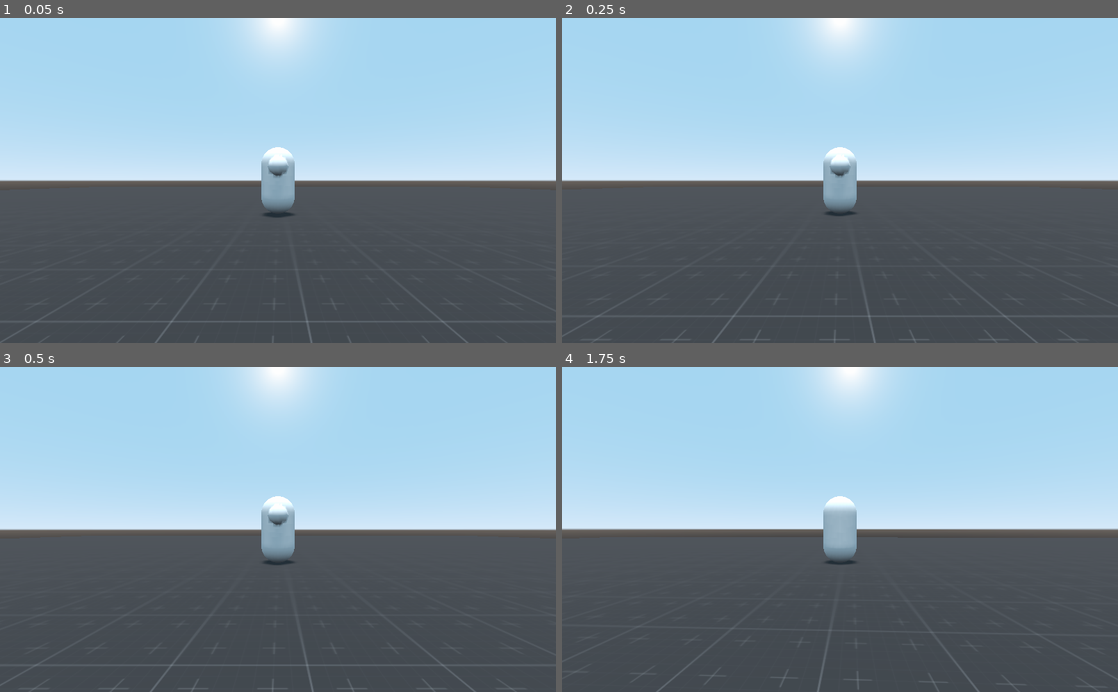
Above: before the commit, frames 1-4 (two rows, left to right).
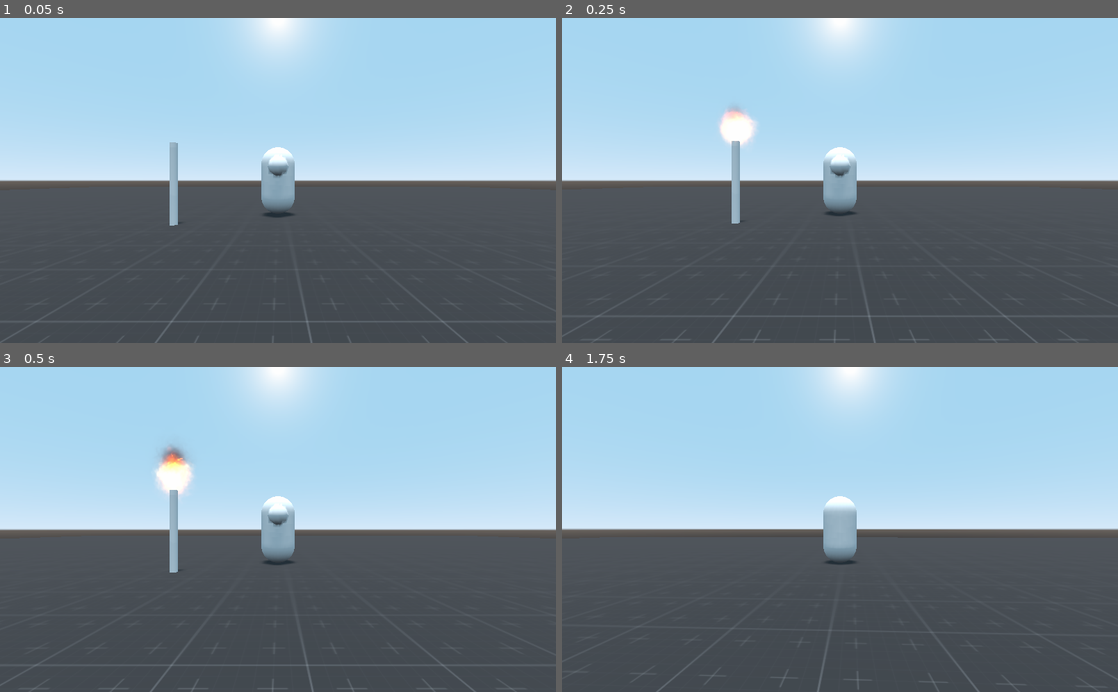
Above: after the commit, the same moments.

Repository: Zi3mko/PracaInzynierska
Game: Godot game, scene res://Main.tscn
Same seed, same stepped clock (60 frames per second), same inputs: the game is played once before the commit and once after it.
Inputs (mouse positions are in pixels of both pictures, inside the frame that each line leads up to):
- Up to frame 1 (0.05 s): no input
- Up to frame 2 (0.25 s): no input
- Up to frame 3 (0.5 s): no input
- Up to frame 4 (1.75 s): move the mouse to (867, 529) at 0.52 s; hold W (forward) from 0.53 s (still down); tap Space (jump) at 0.77, 1.52 s; move the mouse to (812, 529) at 1.27 s

The runs differ from the first frame. In frame 1, 0.4% of the frame differs, in the area x 30-33%, y 38-64%; in frame 2, 1.0%; in frame 3, 1.1%, in the area x 27-35%, y 23-64%; in frame 4, nothing differs.

Commit message:
Added simple particle effects for: fire, smoke and rain.

Diff:
--- /dev/null
+++ b/Effects/FireEffect.tscn
@@ -0,0 +1,176 @@
+[gd_scene load_steps=24 format=2]
+
+[ext_resource path="res://Textures/Fire.tres" type="Gradient" id=1]
+[ext_resource path="res://Textures/SmokeGradient.tres" type="Gradient" id=2]
+[ext_resource path="res://Textures/SparksGradient.tres" type="Gradient" id=3]
+[ext_resource path="res://Textures/PNG/Spark.png" type="Texture" id=4]
+[ext_resource path="res://Textures/PNG/Smoke30Frames_0.png" type="Texture" id=5]
+
+[sub_resource type="GradientTexture" id=1]
+gradient = ExtResource( 1 )
+
+[sub_resource type="Curve" id=2]
+_data = [ Vector2( 0, 0 ), 0.0, 0.0, 0, 0, Vector2( 0.125382, 1 ), 0.0, 0.0, 0, 0, Vector2( 1, 0.147727 ), 0.0, 0.0, 0, 0 ]
+
+[sub_resource type="CurveTexture" id=3]
+curve = SubResource( 2 )
+
+[sub_resource type="ParticlesMaterial" id=4]
+trail_divisor = 6
+emission_shape = 1
+emission_sphere_radius = 0.4
+direction = Vector3( 0, 1, 0 )
+spread = 0.0
+gravity = Vector3( 0, 0, 0 )
+initial_velocity = 5.0
+initial_velocity_random = 0.1
+angular_velocity = 40.0
+angular_velocity_random = 1.0
+linear_accel = 4.0
+linear_accel_random = 1.0
+angle = 360.0
+angle_random = 1.0
+scale_random = 0.8
+scale_curve = SubResource( 3 )
+color_ramp = SubResource( 1 )
+hue_variation = -0.01
+hue_variation_random = 1.0
+anim_speed = 1.0
+anim_offset = 1.0
+anim_offset_random = 1.0
+
+[sub_resource type="SpatialMaterial" id=5]
+flags_transparent = true
+flags_unshaded = true
+vertex_color_use_as_albedo = true
+params_blend_mode = 1
+params_billboard_mode = 3
+particles_anim_h_frames = 6
+particles_anim_v_frames = 5
+particles_anim_loop = true
+albedo_texture = ExtResource( 5 )
+
+[sub_resource type="QuadMesh" id=6]
+material = SubResource( 5 )
+
+[sub_resource type="GradientTexture" id=7]
+gradient = ExtResource( 2 )
+
+[sub_resource type="Curve" id=8]
+_data = [ Vector2( 0.0061162, 0.519318 ), 0.0, 0.0, 0, 0, Vector2( 0.504587, 1 ), 0.0, 0.0, 0, 0, Vector2( 1, 1 ), 0.0, 0.0, 0, 0 ]
+
+[sub_resource type="CurveTexture" id=9]
+curve = SubResource( 8 )
+
+[sub_resource type="ParticlesMaterial" id=10]
+emission_shape = 1
+emission_sphere_radius = 0.3
+direction = Vector3( 0, 1, 0 )
+spread = 0.0
+gravity = Vector3( 0, 0, 0 )
+initial_velocity = 1.0
+initial_velocity_random = 0.5
+angular_velocity = 40.0
+angular_velocity_random = 1.0
+linear_accel = 2.0
+linear_accel_random = 1.0
+radial_accel = 0.2
+radial_accel_random = 1.0
+angle = 360.0
+angle_random = 1.0
+scale = 2.0
+scale_random = 1.0
+scale_curve = SubResource( 9 )
+color_ramp = SubResource( 7 )
+anim_speed = 1.0
+anim_offset = 1.0
+anim_offset_random = 1.0
+
+[sub_resource type="SpatialMaterial" id=11]
+flags_transparent = true
+flags_unshaded = true
+vertex_color_use_as_albedo = true
+params_billboard_mode = 3
+particles_anim_h_frames = 6
+particles_anim_v_frames = 5
+particles_anim_loop = true
+albedo_texture = ExtResource( 5 )
+
+[sub_resource type="QuadMesh" id=12]
+material = SubResource( 11 )
+
+[sub_resource type="GradientTexture" id=13]
+gradient = ExtResource( 3 )
+
+[sub_resource type="Curve" id=14]
+_data = [ Vector2( 0, 0.501136 ), 0.0, 0.0, 0, 0, Vector2( 0.501529, 1 ), 0.0, 0.0, 0, 0, Vector2( 1, 0 ), 0.0, 0.0, 0, 0 ]
+
+[sub_resource type="CurveTexture" id=15]
+curve = SubResource( 14 )
+
+[sub_resource type="ParticlesMaterial" id=16]
+trail_divisor = 5
+emission_shape = 1
+emission_sphere_radius = 0.6
+direction = Vector3( 0, 1, 0 )
+spread = 40.0
+flatness = 0.24
+gravity = Vector3( 0, 0, 0 )
+initial_velocity = 2.0
+initial_velocity_random = 1.0
+linear_accel = 5.0
+linear_accel_random = 1.0
+tangential_accel = 5.0
+tangential_accel_random = 1.0
+damping = 2.0
+damping_random = 1.0
+scale = 0.1
+scale_random = 0.3
+scale_curve = SubResource( 15 )
+color_ramp = SubResource( 13 )
+
+[sub_resource type="SpatialMaterial" id=17]
+flags_transparent = true
+flags_unshaded = true
+vertex_color_use_as_albedo = true
+params_blend_mode = 1
+params_billboard_mode = 3
+particles_anim_h_frames = 1
+particles_anim_v_frames = 1
+particles_anim_loop = false
+albedo_texture = ExtResource( 4 )
+
+[sub_resource type="QuadMesh" id=18]
+material = SubResource( 17 )
+size = Vector2( 0.2, 0.2 )
+
+[node name="FireEffect" type="Spatial"]
+
+[node name="Flames" type="Particles" parent="."]
+amount = 200
+lifetime = 0.5
+randomness = 1.0
+local_coords = false
+draw_order = 2
+process_material = SubResource( 4 )
+draw_pass_1 = SubResource( 6 )
+
+[node name="Smoke" type="Particles" parent="Flames"]
+transform = Transform( 1, 0, 0, 0, 1, 0, 0, 0, 1, 0, 1.89752, 0 )
+amount = 50
+lifetime = 1.5
+randomness = 1.0
+local_coords = false
+draw_order = 2
+process_material = SubResource( 10 )
+draw_pass_1 = SubResource( 12 )
+
+[node name="Sparks" type="Particles" parent="Flames"]
+transform = Transform( 1, 0, 0, 0, 1, 0, 0, 0, 1, 0, 1.54228, 0 )
+amount = 80
+lifetime = 0.5
+randomness = 1.0
+local_coords = false
+draw_order = 2
+process_material = SubResource( 16 )
+draw_pass_1 = SubResource( 18 )
--- /dev/null
+++ b/Effects/RainParticles.tscn
@@ -0,0 +1,25 @@
+[gd_scene load_steps=4 format=2]
+
+[sub_resource type="ParticlesMaterial" id=1]
+emission_shape = 2
+emission_box_extents = Vector3( 250, 100, 250 )
+direction = Vector3( 0, -5, 0 )
+spread = 1.0
+initial_velocity = 1000.0
+
+[sub_resource type="SpatialMaterial" id=2]
+albedo_color = Color( 0.419608, 0.686275, 1, 0.243137 )
+
+[sub_resource type="CubeMesh" id=3]
+material = SubResource( 2 )
+size = Vector3( 0.1, 2, 0.1 )
+
+[node name="Particles" type="Particles"]
+transform = Transform( 1, 0, 0, 0, 1, 0, 0, 0, 1, 0, -0.677638, 0 )
+amount = 1000
+lifetime = 0.1
+speed_scale = 0.1
+randomness = 1.0
+visibility_aabb = AABB( -100, -10, -100, 200, 200, 200 )
+process_material = SubResource( 1 )
+draw_pass_1 = SubResource( 3 )
--- /dev/null
+++ b/Levels/TestTorch.tscn
@@ -0,0 +1,15 @@
+[gd_scene load_steps=2 format=2]
+
+[ext_resource path="res://Effects/FireEffect.tscn" type="PackedScene" id=1]
+
+[node name="Spatial" type="Spatial"]
+
+[node name="FireEffect" parent="." instance=ExtResource( 1 )]
+transform = Transform( 0.25, 0, 0, 0, 0.25, 0, 0, 0, 0.25, 0, 2.09328, 0 )
+
+[node name="CSGCombiner" type="CSGCombiner" parent="."]
+
+[node name="CSGCylinder" type="CSGCylinder" parent="CSGCombiner"]
+transform = Transform( 1, 0, 0, 0, 1, 0, 0, 0, 1, 0, 0.96338, 0 )
+radius = 0.1
+height = 2.0
--- a/Main.tscn
+++ b/Main.tscn
@@ -1,7 +1,9 @@
-[gd_scene load_steps=3 format=2]
+[gd_scene load_steps=5 format=2]
 
 [ext_resource path="res://Characters/Player/Player.tscn" type="PackedScene" id=1]
 [ext_resource path="res://Textures/Prototyping_texture.tres" type="Material" id=2]
+[ext_resource path="res://Levels/TestTorch.tscn" type="PackedScene" id=3]
+[ext_resource path="res://Effects/RainParticles.tscn" type="PackedScene" id=4]
 
 [node name="Main" type="Node"]
 
@@ -12,6 +14,9 @@
 [node name="KinematicBody" parent="." instance=ExtResource( 1 )]
 transform = Transform( 1, 0, 0, 0, 1, 0, 0, 0, 1, -0.215195, 2.12495, -0.287899 )
 
+[node name="Spatial" parent="." instance=ExtResource( 3 )]
+transform = Transform( 1, 0, 0, 0, 1, 0, 0, 0, 1, -2.67462, 0.961643, 1.23792 )
+
 [node name="CSGCombiner" type="CSGCombiner" parent="."]
 use_collision = true
 
@@ -19,3 +24,7 @@
 width = 60.0
 depth = 60.0
 material = ExtResource( 2 )
+
+[node name="Particles" parent="." instance=ExtResource( 4 )]
+transform = Transform( 1, 0, 0, 0, 1, 0, 0, 0, 1, 3.15807, 1, -7.74853 )
+visible = false
--- /dev/null
+++ b/Textures/Fire.tres
@@ -0,0 +1,5 @@
+[gd_resource type="Gradient" format=2]
+
+[resource]
+offsets = PoolRealArray( 0, 0.236287, 0.28692, 0.329114, 0.997722, 1 )
+colors = PoolColorArray( 0, 0, 0, 1, 1, 0.28125, 0, 1, 1, 0.962646, 0.402344, 0.990493, 1, 0.140625, 0, 0.998312, 0, 0, 0, 1, 0, 0, 0, 0 )
--- /dev/null
+++ b/Textures/SmokeGradient.tres
@@ -0,0 +1,5 @@
+[gd_resource type="Gradient" format=2]
+
+[resource]
+offsets = PoolRealArray( 0, 0.634868, 0.864979, 1 )
+colors = PoolColorArray( 1, 0, 0, 0, 0.486275, 0.486275, 0.486275, 0.607843, 0.223529, 0.223529, 0.223529, 0.129412, 0, 0, 0, 0 )
--- /dev/null
+++ b/Textures/SparksGradient.tres
@@ -0,0 +1,5 @@
+[gd_resource type="Gradient" format=2]
+
+[resource]
+offsets = PoolRealArray( 0, 0.122363, 0.308017, 1 )
+colors = PoolColorArray( 0, 0, 0, 1, 1, 0, 0, 1, 1, 0.240234, 0, 1, 0, 0, 0, 1 )
Binary file added: Textures/PNG/Smoke30Frames_0.png
Not shown, added: Textures/PNG/Smoke30Frames_0.png.import
Binary file added: Textures/PNG/Spark.png
Not shown, added: Textures/PNG/Spark.png.import
